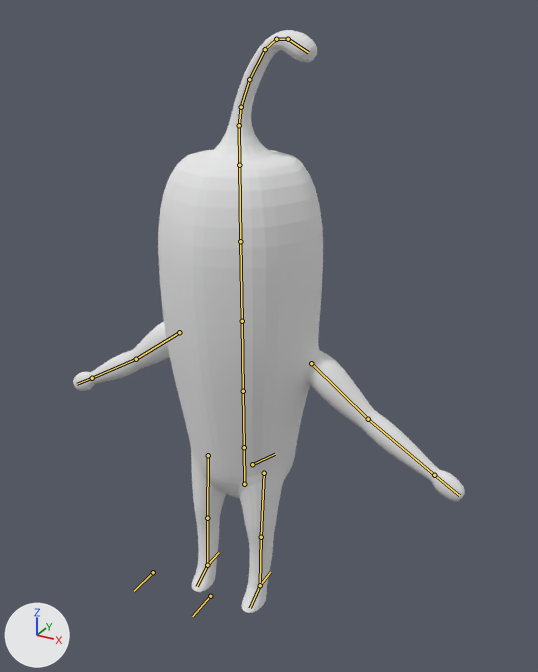
Before and after pictures for a commit that changed the Blender file Arts/Models/Characters/Pepper/Pepper.blend.
Camera for both pictures: a 50 mm lens placed at (5.03, -8.35, 8.57), pointed at (0.33, 0.19, 4.3). The lights are fixed; the arrows at lower left show +X, +Y and +Z. The bones that bend it are drawn over the model as lines.
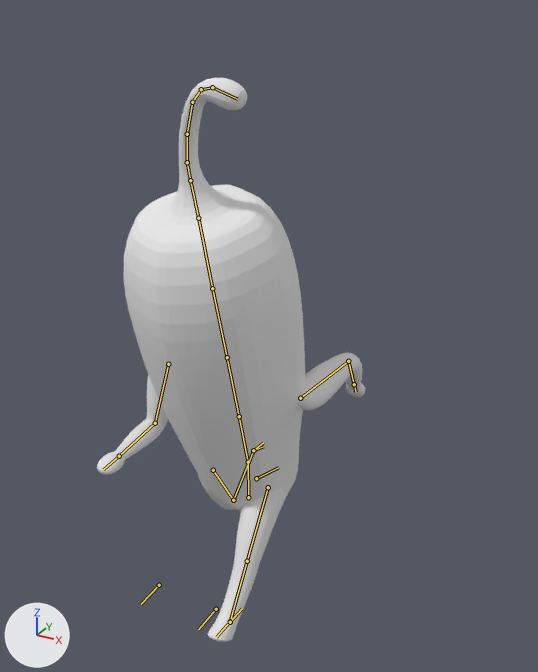
The newer file adds an action. The first version stands in its rest pose; the second is drawn at frame 0 of the action 'RunningAttackShort'.

The change, as a diff of the scene's bpy script:
```diff
--- a/Arts/Models/Characters/Pepper/Pepper.blend.py
+++ b/Arts/Models/Characters/Pepper/Pepper.blend.py
@@ bone_rootbone @@
 bone_rootbone = bpy.data.objects['Armature'].pose.bones['RootBone']
-bone_rootbone.location = (0.0, 0.0, 0.0)
+bone_rootbone.location = (0.0, -0.33, -0.12)
@@ bone_spine_001 @@
 bone_spine_001 = bpy.data.objects['Armature'].pose.bones['Spine.001']  # child of 'RootBone'
-bone_spine_001.rotation_quaternion = (1.0, 0.0, 0.0, 0.0)  # degrees (0, 0, 0)
+bone_spine_001.rotation_quaternion = (0.991, 0.131, 0.0, 0.0)  # degrees (15, 0, 0)
@@ bone_steam_001 @@
 bone_steam_001 = bpy.data.objects['Armature'].pose.bones['Steam.001']  # child of 'SteamBase'
-bone_steam_001.rotation_quaternion = (1.0, 0.0, 0.0, 0.0)  # degrees (0, 0, 0)
+bone_steam_001.rotation_quaternion = (0.997, 0.0, 0.0, 0.073)  # degrees (0, 0, 8)
@@ bone_upperarm_r @@
 bone_upperarm_r = bpy.data.objects['Armature'].pose.bones['UpperArm.R']  # child of 'Spine.002'
-bone_upperarm_r.rotation_quaternion = (1.0, 0.0, 0.0, 0.0)  # degrees (0, 0, 0)
+bone_upperarm_r.rotation_quaternion = (0.925, 0.144, 0.096, 0.337)  # degrees (19, 5, 41)
@@ bone_lowerarm_r @@
 bone_lowerarm_r = bpy.data.objects['Armature'].pose.bones['LowerArm.R']  # child of 'UpperArm.R'
-bone_lowerarm_r.rotation_quaternion = (1.0, 0.0, 0.0, 0.0)  # degrees (0, 0, 0)
+bone_lowerarm_r.rotation_quaternion = (0.683, 0.705, 0.053, 0.183)  # degrees (90, -11, 19)
@@ bone_upperarm_l @@
 bone_upperarm_l = bpy.data.objects['Armature'].pose.bones['UpperArm.L']  # child of 'Spine.002'
-bone_upperarm_l.rotation_quaternion = (1.0, 0.0, 0.0, 0.0)  # degrees (0, 0, 0)
+bone_upperarm_l.rotation_quaternion = (0.693, -0.562, 0.375, -0.252)  # degrees (-85, 14, -52)
@@ bone_lowerarm_l @@
 bone_lowerarm_l = bpy.data.objects['Armature'].pose.bones['LowerArm.L']  # child of 'UpperArm.L'
-bone_lowerarm_l.rotation_quaternion = (1.0, 0.0, 0.0, 0.0)  # degrees (0, 0, 0)
+bone_lowerarm_l.rotation_quaternion = (0.857, 0.46, -0.035, -0.23)  # degrees (55, 9, -26)
@@ bone_legik_r @@
 bone_legik_r = bpy.data.objects['Armature'].pose.bones['LegIK.R']
-bone_legik_r.location = (0.0, 0.0, 0.0)
-bone_legik_r.rotation_quaternion = (1.0, 0.0, 0.0, 0.0)  # degrees (0, 0, 0)
+bone_legik_r.location = (0.0, 1.53, 1.33)
+bone_legik_r.rotation_quaternion = (0.999, -0.038, 0.0, 0.0)  # degrees (-4, 0, 0)
@@ bone_legik_l @@
 bone_legik_l = bpy.data.objects['Armature'].pose.bones['LegIK.L']
-bone_legik_l.location = (0.0, 0.0, 0.0)
-bone_legik_l.rotation_quaternion = (1.0, 0.0, 0.0, 0.0)  # degrees (0, 0, 0)
+bone_legik_l.location = (0.0, -0.9, 0.02)
+bone_legik_l.rotation_quaternion = (0.999, -0.045, 0.0, 0.0)  # degrees (-5, 0, 0)
```

Boxes [x1, y1, x2, y2] around the edits, measured in the pictures (538 x 672 px):
'Circle', posed (32% narrower)
    before: [73, 30, 465, 613]
    after: [97, 78, 365, 642]
bone 'RootBone', root to tip
    before: (244, 484) to (244, 447)
    after: (248, 497) to (248, 462)
bone 'Spine.001', root to tip
    before: (244, 447) to (243, 391)
    after: (248, 462) to (239, 416)
bone 'Steam.001', root to tip
    before: (239, 125) to (241, 107)
    after: (190, 180) to (187, 162)
bone 'UpperArm.R', root to tip
    before: (179, 332) to (136, 359)
    after: (168, 364) to (155, 423)
bone 'LowerArm.R', root to tip
    before: (136, 359) to (92, 378)
    after: (155, 423) to (119, 456)
bone 'UpperArm.L', root to tip
    before: (311, 363) to (368, 419)
    after: (300, 398) to (348, 361)
bone 'LowerArm.L', root to tip
    before: (368, 419) to (434, 475)
    after: (348, 361) to (354, 384)
bone 'LegIK.R', root to tip
    before: (207, 565) to (219, 552)
    after: (253, 450) to (263, 442)
bone 'LegIK.L', root to tip
    before: (260, 585) to (270, 572)
    after: (230, 622) to (242, 608)
